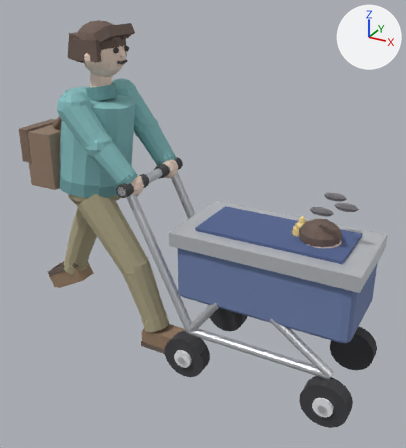
The glTF model assets/models/43-man-with-stroller/43-man-with-stroller.glb as it was, and as the next commit left it.
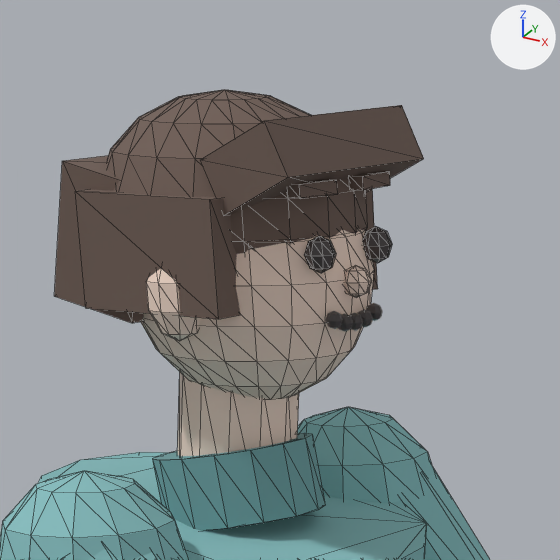
The first picture shows the older version from a camera (50 mm lens) standing at (1.13, -2.31, 1.91) and looking at (-0.14, 0.01, 0.75). The close-ups show the older and then the newer version on the part from 14% to 39% of the width and 1% to 24% of the height of that picture. Only the edits that show in the close-ups are written down. Every picture has the same lights, and +X, +Y and +Z are marked at upper right. The close-ups show mesh edges as thin lines. Where no turn or scale is listed for an object, it has been applied to the vertices.

The first close-up shows 'Collar', 'EarR', 'Fringe', 'HairBack', 'HairCap', 'HairSideR', 'Head', 'Neck', 'ShoulderL', 'ShoulderR', 'SleeveL_Upper', 'SweaterBody' and 12 more.
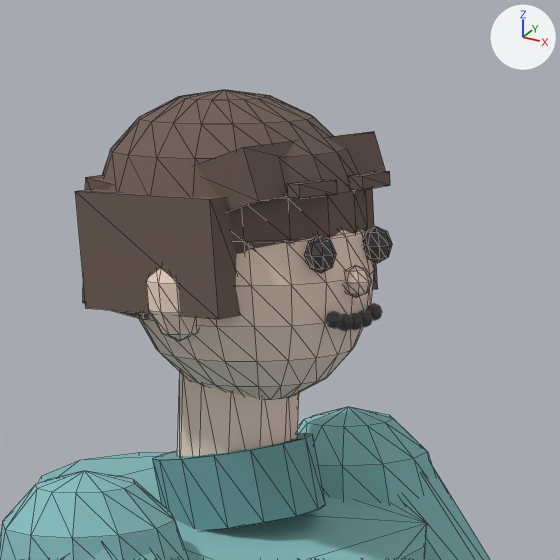
Where the newer file only moved an object's origin or applied its transform, the numbers keep the older frame.

Boxes [x1, y1, x2, y2] around the edits, measured in the close-ups (560 x 560 px):
'Fringe', moved, turned, rescaled: before [200, 105, 424, 215]; after [196, 131, 385, 212]
'HairBack', moved, turned, rescaled: before [54, 156, 145, 323]; after [83, 175, 148, 320]

Diff of the bpy script that builds the scene:
```diff
--- a/assets/models/43-man-with-stroller/43-man-with-stroller.glb.py
+++ b/assets/models/43-man-with-stroller/43-man-with-stroller.glb.py
@@ ob_fringe @@
 ob_fringe = bpy.data.objects.new('Fringe', me_cube_015)
-ob_fringe.location = (-0.62, 0.0, 1.66)
-ob_fringe.rotation_euler = (0.0, -0.45, 0.0)  # degrees (0, -26, 0)
-ob_fringe.scale = (0.08, 0.2, 0.05)
+ob_fringe.location = (-0.65, 0.0, 1.645)
+ob_fringe.rotation_euler = (0.0, -0.3, 0.0)  # degrees (0, -17, 0)
+ob_fringe.scale = (0.07, 0.19, 0.045)
@@ ob_hairback @@
 ob_hairback = bpy.data.objects.new('HairBack', me_cube_018)
-ob_hairback.location = (-0.79, 0.0, 1.59)
-ob_hairback.rotation_euler = (0.0, 0.2, 0.0)  # degrees (0, 11, 0)
-ob_hairback.scale = (0.09, 0.2, 0.12)
+ob_hairback.location = (-0.775, 0.0, 1.585)
+ob_hairback.rotation_euler = (0.0, 0.15, 0.0)  # degrees (0, 8.6, 0)
+ob_hairback.scale = (0.07, 0.19, 0.11)
```
